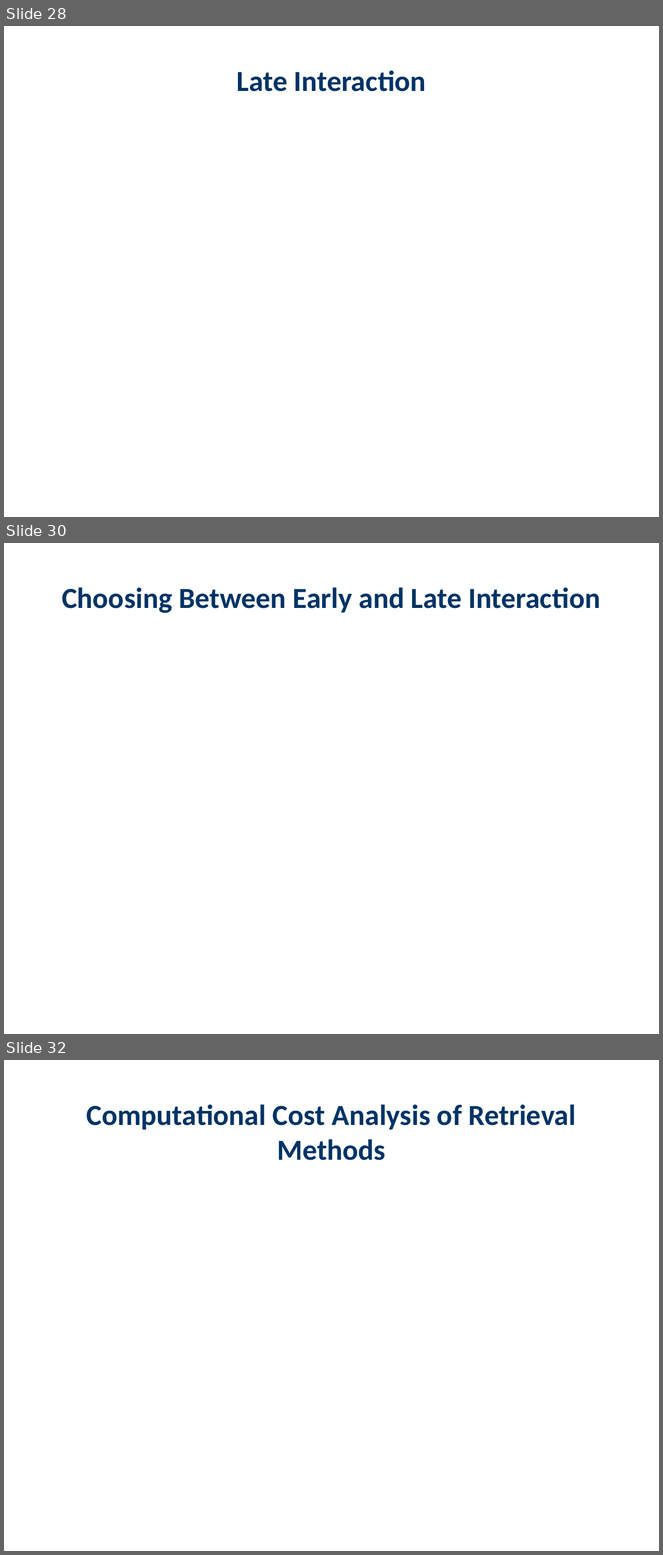
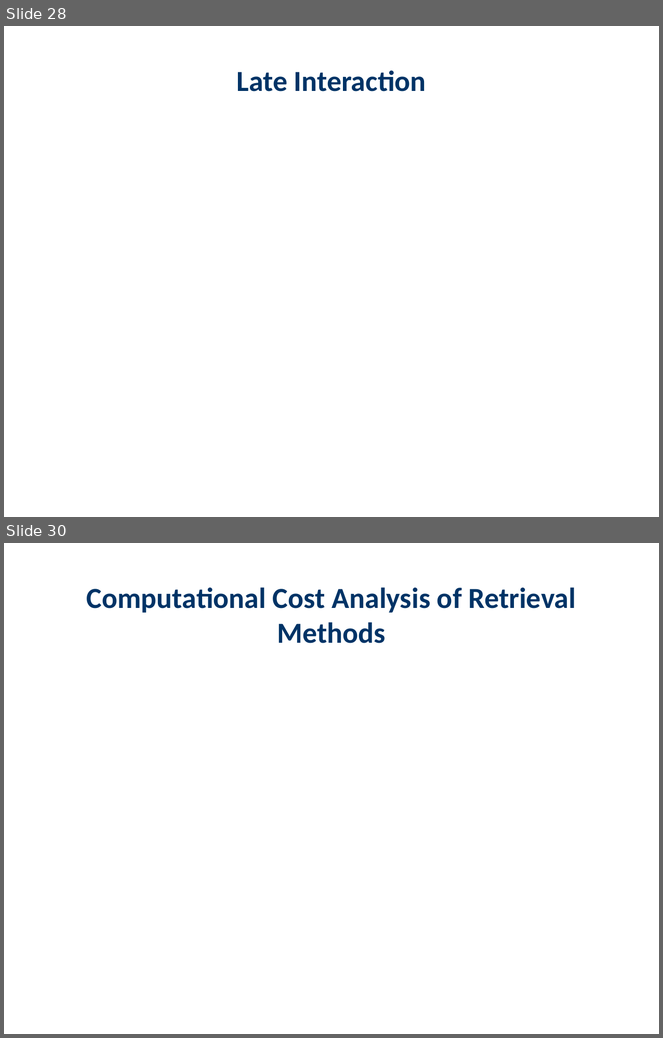
Before and after one commit to haadirakhangi/Edunexus, a slide deck: server-side/server/teacher/downloaded-presentations/Large Language Models/Colbert.pptx. Shown one above the other, each under a label of ours: slides 28, 30 and 32 before the commit, slides 28 and 30 after it; the slides between them are not shown. The pictures are 663x1555 and 663x1038 pixels, drawn with LibreOffice and Linux fonts; fonts in the diff are those of the drawing. Boxes give left, top, right and bottom in pixels: in the first picture for what was removed or moved away, otherwise in the second. Text is boxed around its words. In the diff, an @@ line names an element or a change of style, - is before the commit and + after.

```diff
--- a/server-side/server/teacher/downloaded-presentations/Large Language Models/Colbert.pptx
+++ b/server-side/server/teacher/downloaded-presentations/Large Language Models/Colbert.pptx
@@ slide 30 removed at (4,543,659,1034), background #FFFFFF @@
@@ text removed at (62,587,600,613) @@
-Choosing Between Early and Late Interaction
@@ what was slide 32 is now slide 30 @@
```
Also in this commit, not shown: 5 slides changed, 1 other slide removed, 1 other file.
